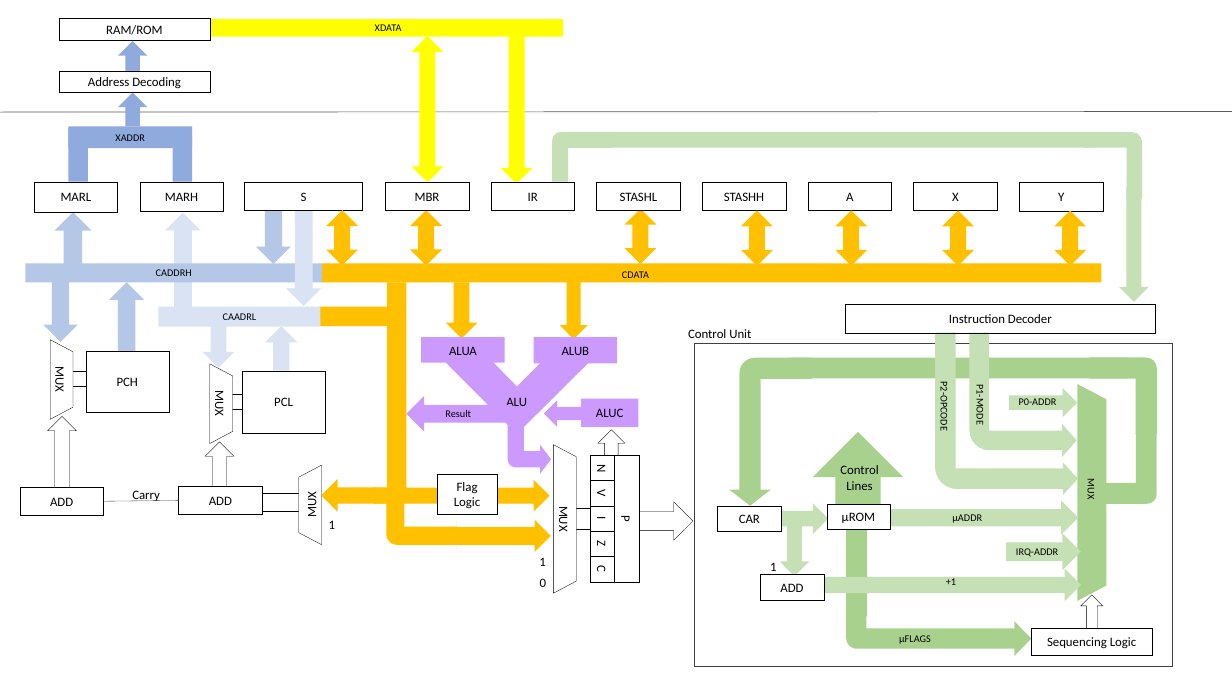
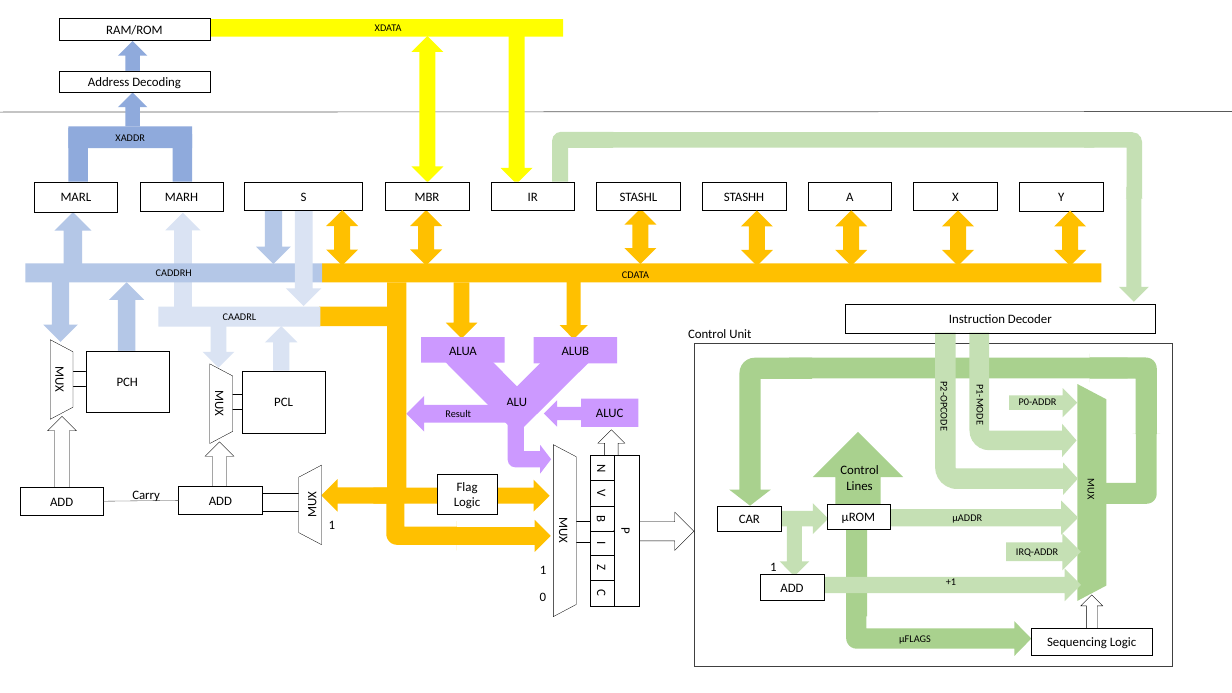
Before and after one commit to skagra/diy-cpu, a slide deck: slide 1 of docs/architecture/overview.pptx. Drawn at 1232x693 pixels with LibreOffice and Linux fonts; fonts in the diff are those of the drawing. Boxes give left, top, right and bottom in pixels: in the first picture for what was removed or moved away, otherwise in the second. Text is boxed around its words. In the diff, an @@ line names an element or a change of style, - is before the commit and + after.

```diff
--- a/docs/architecture/overview.pptx
+++ b/docs/architecture/overview.pptx
@@ trapezoid "MUX": place and size @@
-trapezoid "MUX" at [554,445,577,593]
+trapezoid "MUX" at [553,445,576,617]
@@ rectangle "P": place and size @@
-rectangle "P" at [614,455,640,582]
+rectangle "P" at [614,455,640,606]
@@ rectangle added at [591,506,614,532], fill #FFFFFF, outline #000000 0.25 pt, 10 pt, text #000000 @@
+B
@@ rectangle: place and size @@
-rectangle at [569,508,597,530]
+rectangle at [570,521,598,543]
@@ down arrow: place and size @@
-down arrow at [639,502,693,540]
+down arrow at [640,512,694,550]
@@ text "1": place and size @@
-text "1" at [539,558,545,566]
+text "1" at [540,565,546,574]
@@ text "0": place and size @@
-text "0" at [540,578,546,587]
+text "0" at [540,592,546,601]
@@ 3 rectangles: place and size @@
-3 rectangles at [591,506,614,582]
+3 rectangles at [591,530,614,606]
```
Also in this commit, not shown: 8 other files.
